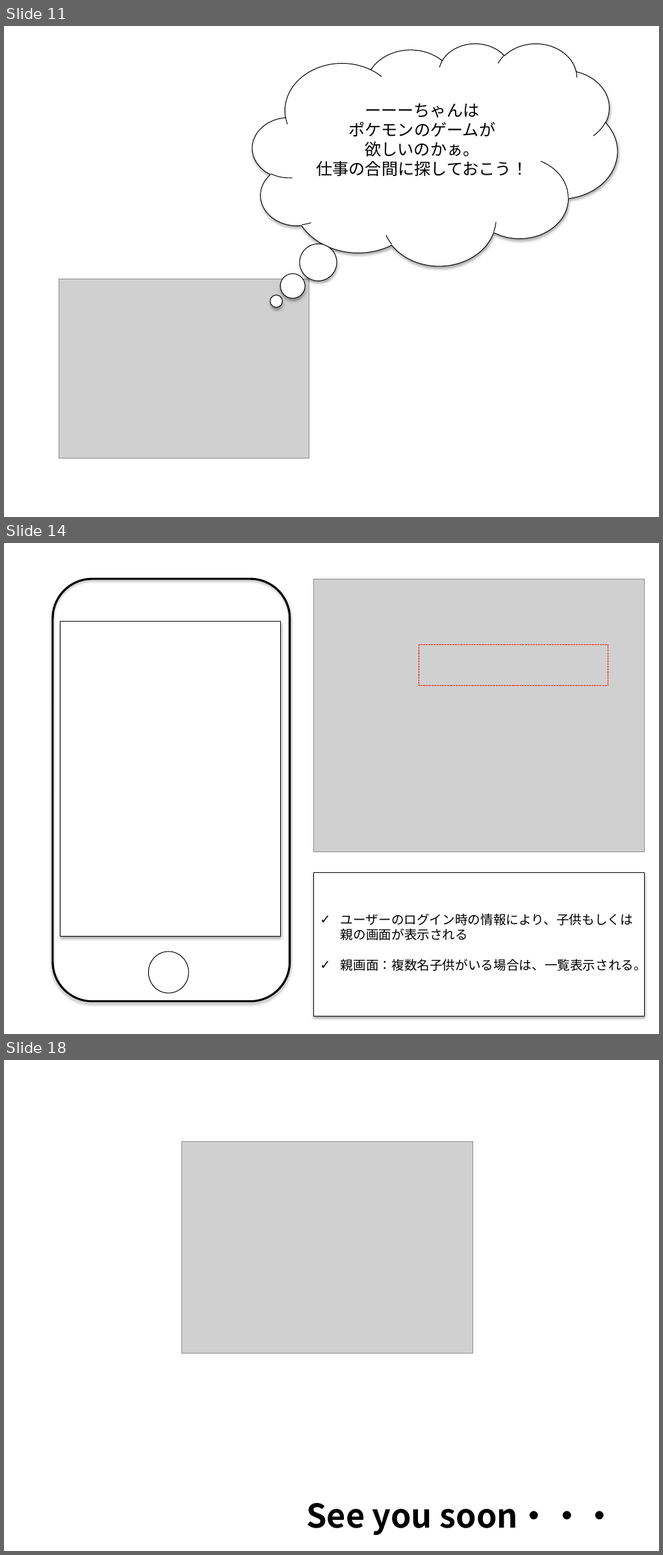
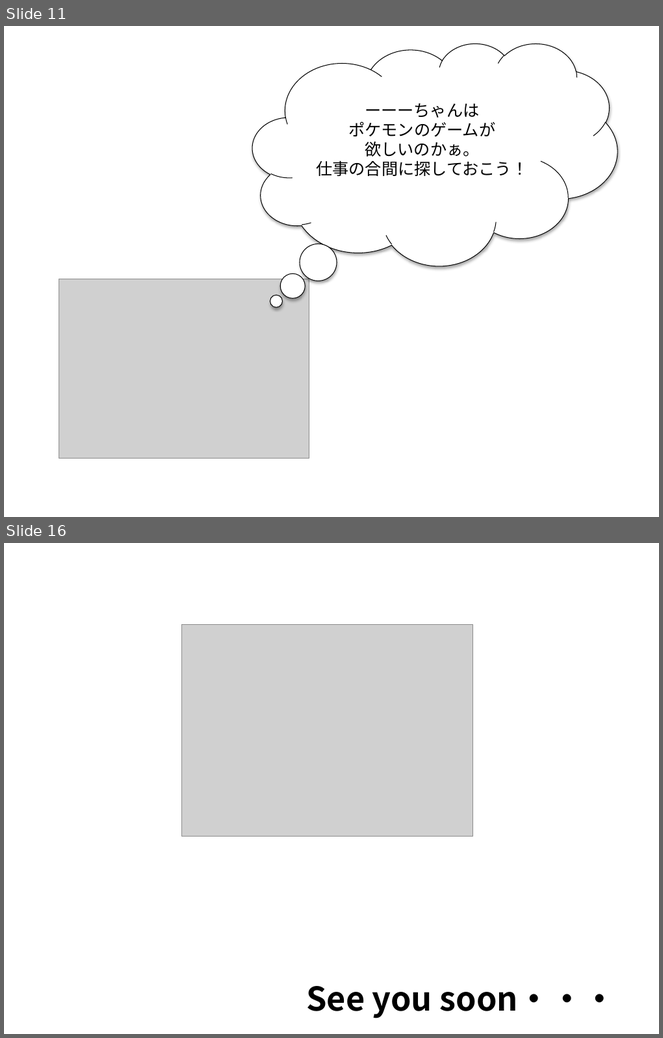
Before and after one commit to nvquocbao/LOC, a slide deck: 02_Requirement/Hackathon20161211.pptx. Shown one above the other, each under a label of ours: slides 11, 14 and 18 before the commit, slides 11 and 16 after it; the slides between them are not shown. The pictures are 663x1555 and 663x1038 pixels, drawn with LibreOffice and Linux fonts; fonts in the diff are those of the drawing; grey boxes stand for pictures. Boxes give left, top, right and bottom in pixels: in the first picture for what was removed or moved away, otherwise in the second. Text is boxed around its words. In the diff, an @@ line names an element or a change of style, - is before the commit and + after.

```diff
--- a/02_Requirement/Hackathon20161211.pptx
+++ b/02_Requirement/Hackathon20161211.pptx
@@ slide 14 removed at (4,543,659,1034), background #FFFFFF @@
@@ rounded rectangle removed at (53,579,289,1002) @@
@@ picture removed at (314,579,645,852) @@
@@ rectangle removed at (61,622,281,937) @@
@@ rectangle removed at (419,644,608,686) @@
@@ rectangle removed at (314,873,645,1017) @@
-✓ ユーザーのログイン時の情報により、子供もしくは親の画面が表示される
-✓ 親画面：複数名子供がいる場合は、一覧表示される。
@@ ellipse removed at (149,952,189,994) @@
@@ what was slide 18 is now slide 16 @@
```
Also in this commit, not shown: 7 slides changed, 3 slides added, 4 other slides removed.
